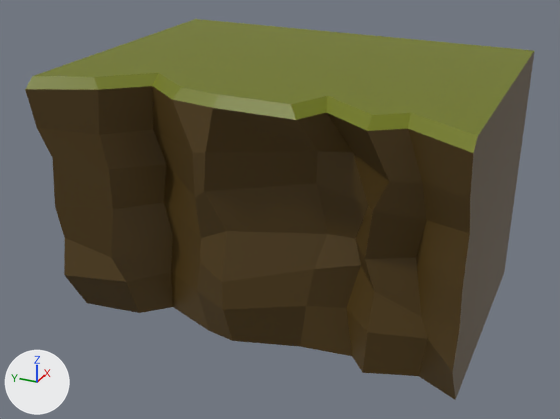
One commit to the FBX model PFA-Projet Racine/Assets/Scenes/Test Scene/Test Alexandre/Cliff.fbx: the scene before it, then after it.
Rendered twice from a 50 mm camera at (-2.87, -1.44, 2.21) aimed at (0.45, 0.06, 0.55). Arrows for +X, +Y and +Z are at lower left; the lights stay in place. The first picture is the older version. Where no turn or scale is listed for an object, it has been applied to the vertices.

The first picture shows 'Cliff_1'.
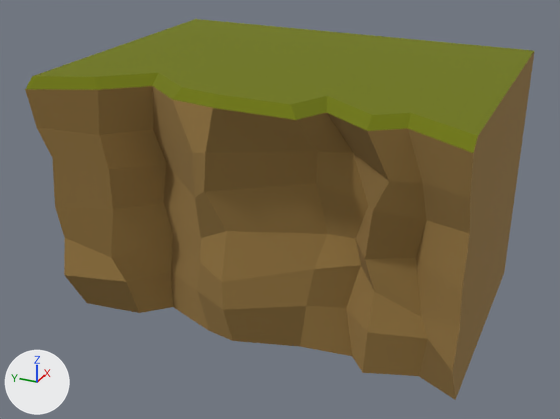
Pixel boxes (x1, y1, x2, y2) of what changed, in the pictures (560 x 419 px):
'Cliff_1', surface changed: (25, 19, 534, 400) in both
part 1 of me_plane_047, surface changed (lighter): (25, 52, 534, 400) in both

Edits to the bpy script that builds the scene:
```text
Change mat_material_001:
    mat_material_001.texture: img_palette_couleur_pfa_png -> img_palette_couleur_pfa_png  # with its transparency -> not seen
    mat_material_001.roughness: 0.5 -> 1.0
Change me_plane_047:
    where me_plane_047.from_pydata(...)  # 85 vertices, 89 faces; spans x -0.24..1.29, y -1.0..1.0, z 0.0..1.3
    used by ob_cliff_1; location = (0.0, 0.0, 0.0)
    me_plane_047 part 1: texture (UV) coordinates of 68 of 89 faces, centred in x -0.17..0.54, y -1.0..1.0, z 0.08..1.15, changed; they spanned u 0.92..0.92, v 0.61..0.62 and now span u 0.74..0.74, v 0.27..0.27
```
